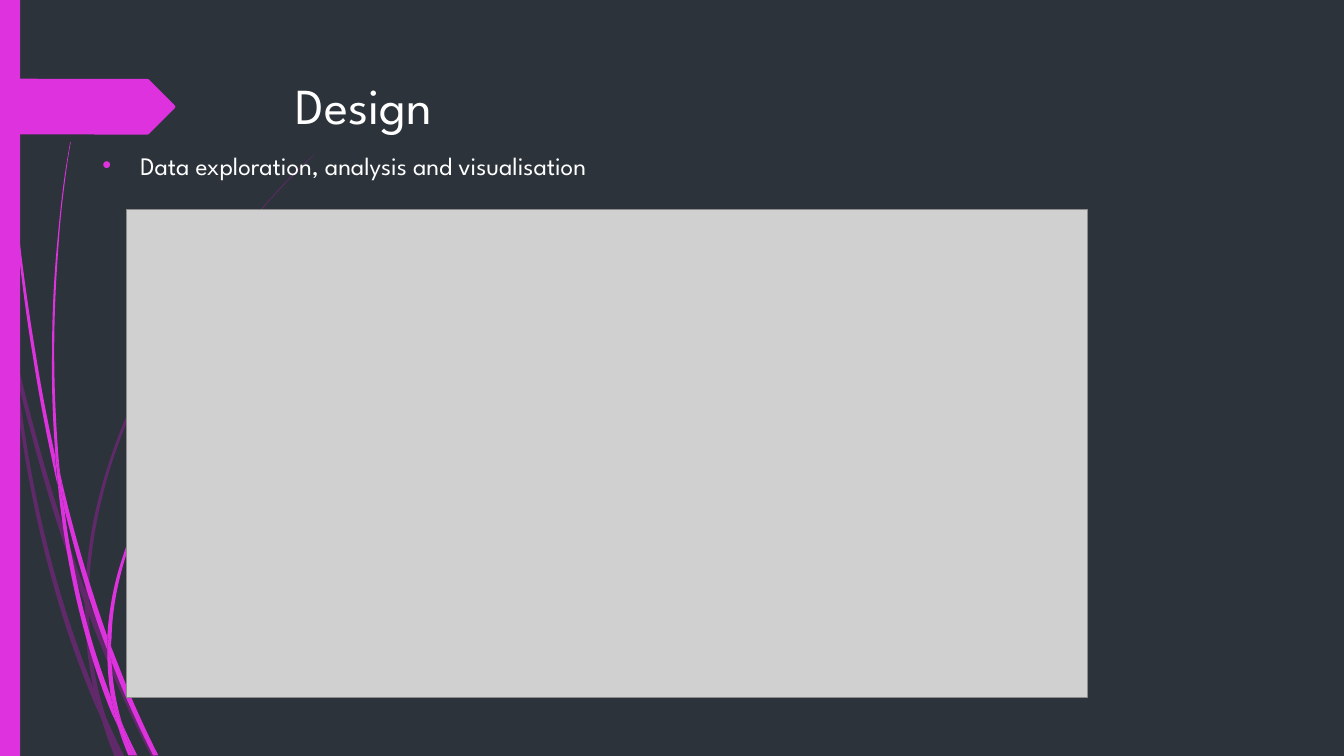
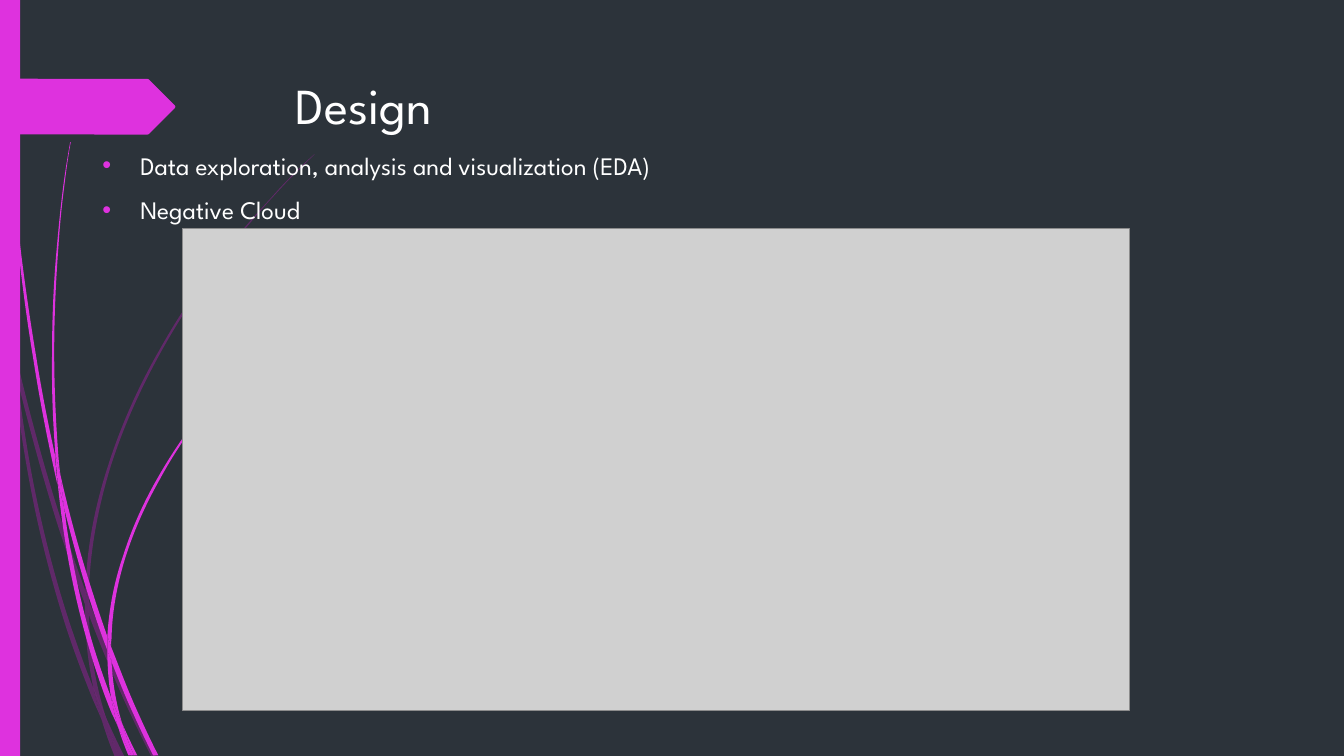
Before and after one commit to isaackarwailow/capstone-project, a slide deck: slide 9 of Capstone Project 2021.pptx (slide 8 before the commit). Drawn at 1344x756 pixels with LibreOffice and Linux fonts; fonts in the diff are those of the drawing; grey boxes stand for pictures. Boxes give left, top, right and bottom in pixels: in the first picture for what was removed or moved away, otherwise in the second. Text is boxed around its words. In the diff, an @@ line names an element or a change of style, - is before the commit and + after.

```diff
--- a/Capstone Project 2021.pptx
+++ b/Capstone Project 2021.pptx
@@ text at [140, 157, 650, 227]: text changed @@
-• Data exploration, analysis and visualisation
+• Data exploration, analysis and visualization (EDA)
+• Negative Cloud
@@ picture: place and size @@
-picture at [127, 210, 1088, 698]
+picture at [182, 229, 1130, 711]
```
Also in this commit, not shown: 7 other slides changed, 5 slides added, 2 slides removed.
